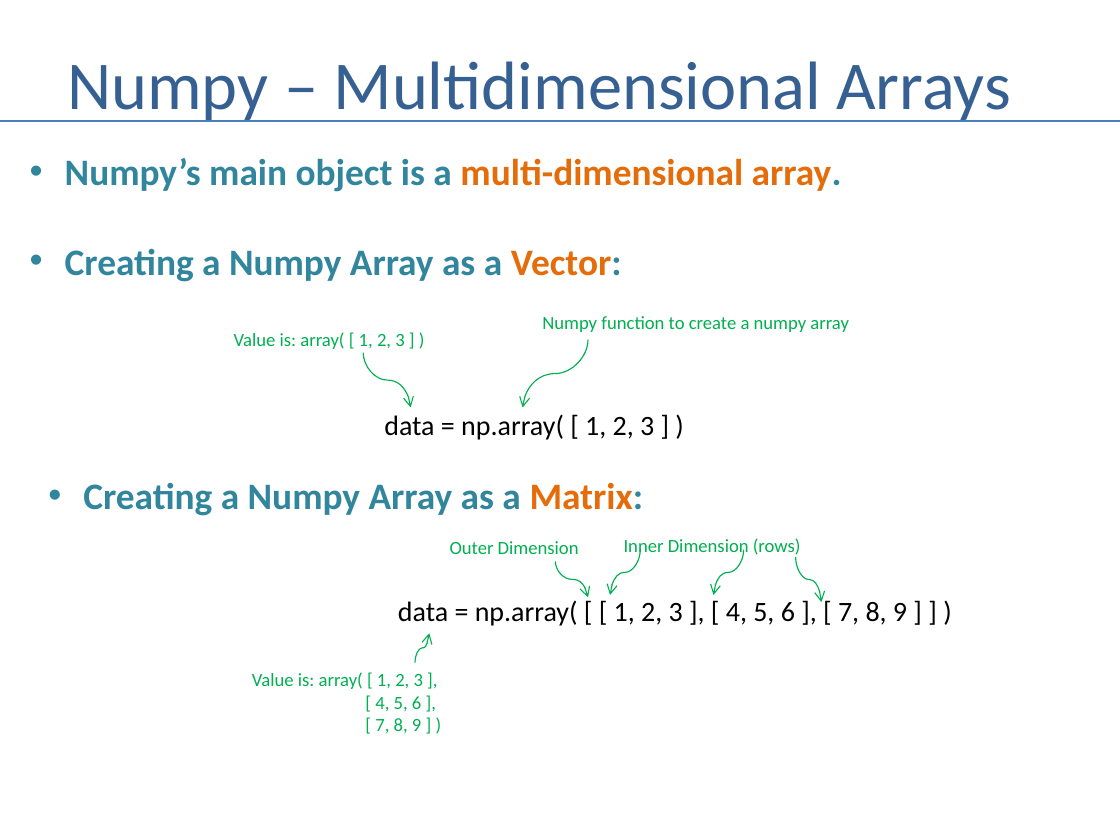
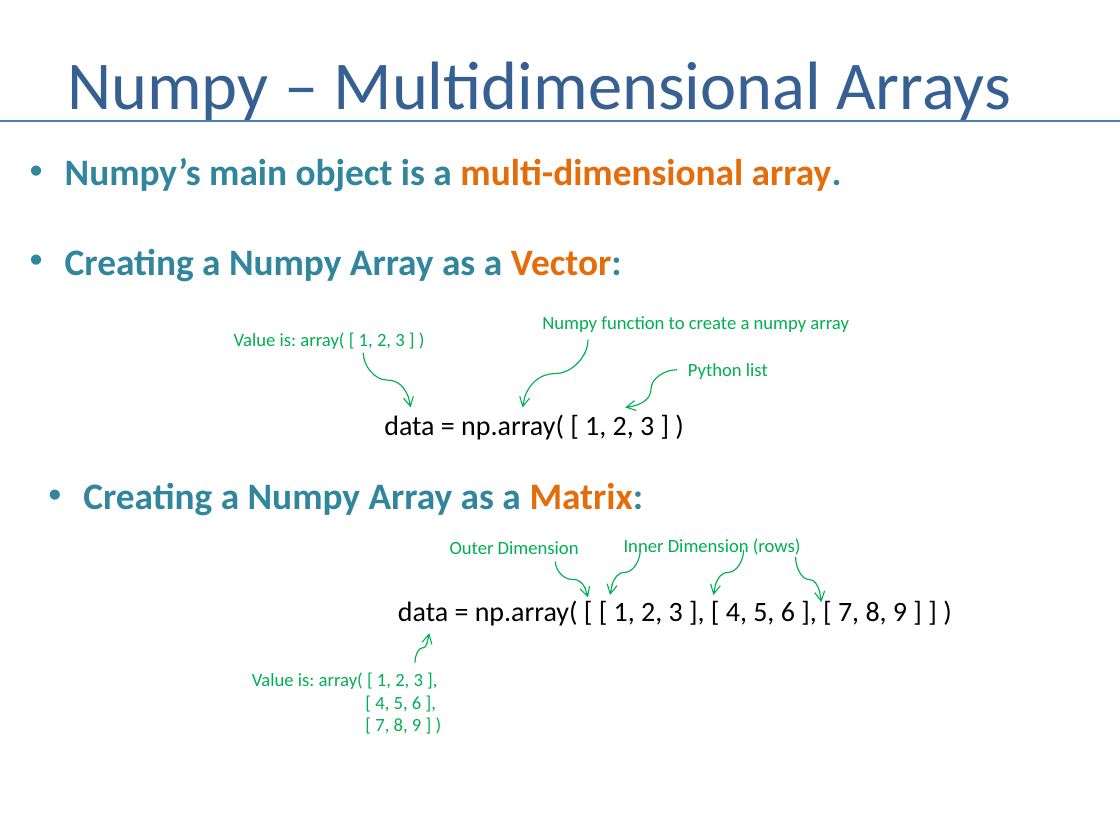
Before and after one commit to andrewferlitsch/Portland-Data-Science-Group, a slide deck: slide 4 of Presentations/Python - Numpy and Pandas.pptx. Drawn at 1120x840 pixels with LibreOffice and Linux fonts; fonts in the diff are those of the drawing. Boxes give left, top, right and bottom in pixels: in the first picture for what was removed or moved away, otherwise in the second. Text is boxed around its words. In the diff, an @@ line names an element or a change of style, - is before the commit and + after.

Commit message:
numpy updates

```diff
--- a/Presentations/Python - Numpy and Pandas.pptx
+++ b/Presentations/Python - Numpy and Pandas.pptx
@@ curved arrow added from (676, 370) to (625, 408), #00B050 0.75 pt @@
@@ text added at <box>688,363,768,379</box>, 12 pt, text #00B050 @@
+Python list
```
Also in this commit, not shown: 2 other slides changed, 2 slides added.
